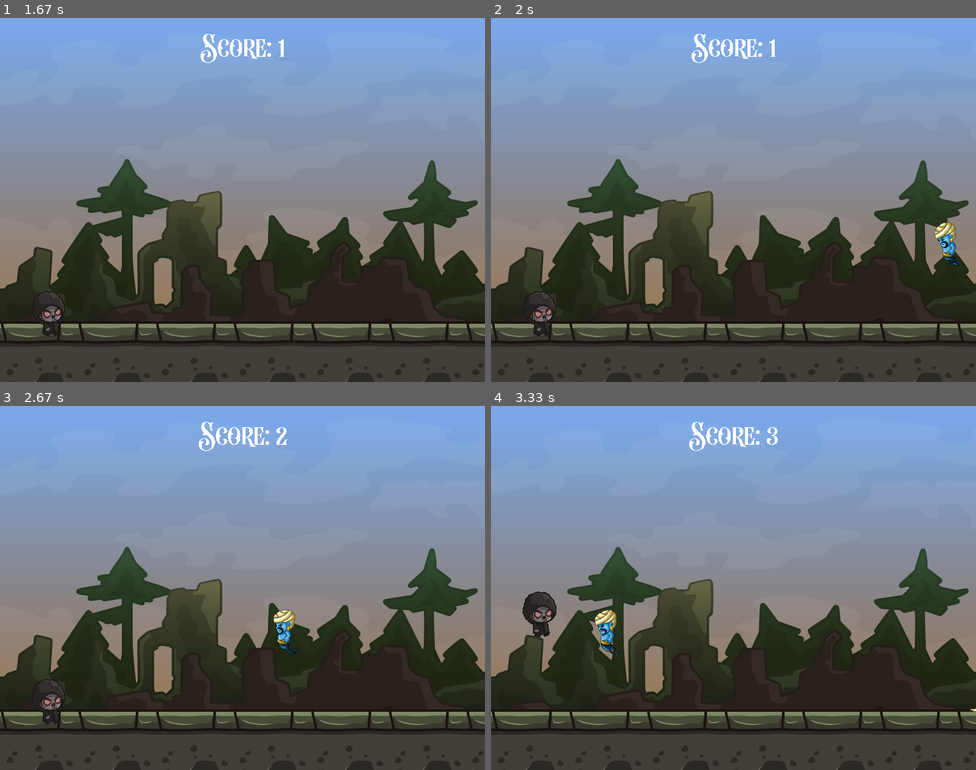
Above: before the commit, frames 1-4 (two rows, left to right).
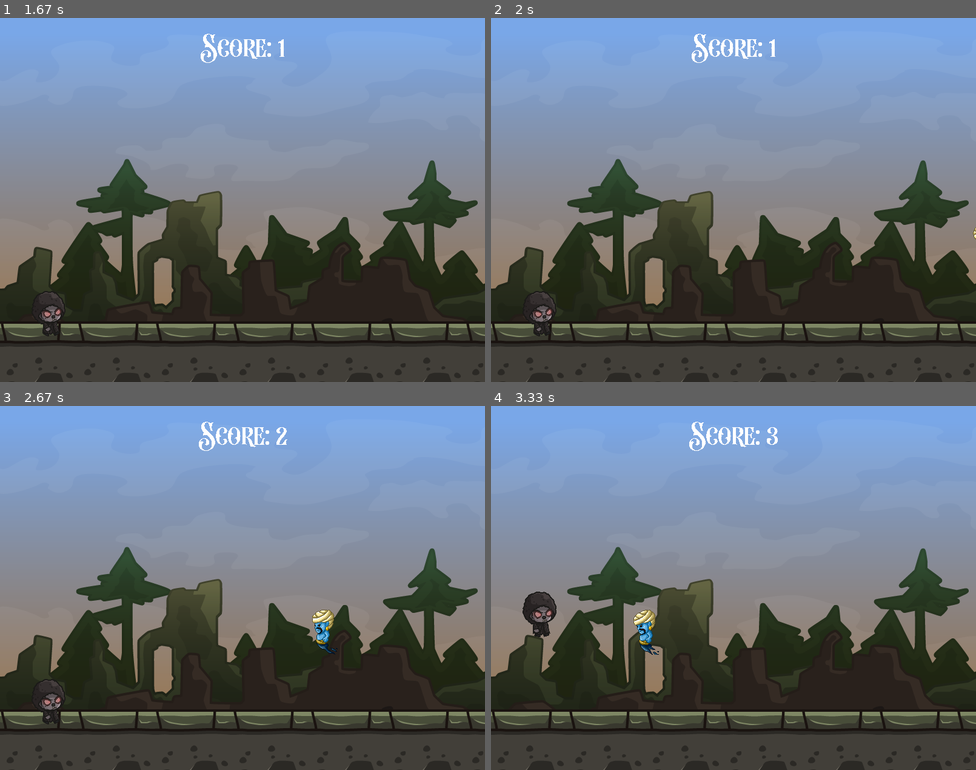
Above: after the commit, the same moments.

Repository: langulski/Jumper-pygame
Game: pygame game, started from Jumping_game.py
Same seed, same stepped clock (60 frames per second), same inputs: the game is played once before the commit and once after it.
Inputs:
- Up to frame 1 (1.67 s): tap Space at 0.33 s
- Up to frame 2 (2 s): no input
- Up to frame 3 (2.67 s): no input
- Up to frame 4 (3.33 s): tap Space at 3.17 s

Frame 1 is identical in both runs. In frame 2, 0.4% of the frame differs, in the area x 91-100%, y 56-69%; in frame 3, 0.7%; in frame 4, 0.7%, in the area x 21-100%, y 56-85%.

Commit message:
added class fun

Diff:
--- a/Jumping_game.py
+++ b/Jumping_game.py
@@ -60,7 +60,7 @@
 
         self.animation_index = 0
         self.image = self.frames[self.animation_index]
-        self.rect = self.image.get_rect(midbottom=(random.randint(900,1100),y_pos))
+        self.rect = self.image.get_rect(midbottom=(random.randint(950,1200),y_pos))
 
     def animation_state(self):
         self.animation_index +=0.1
